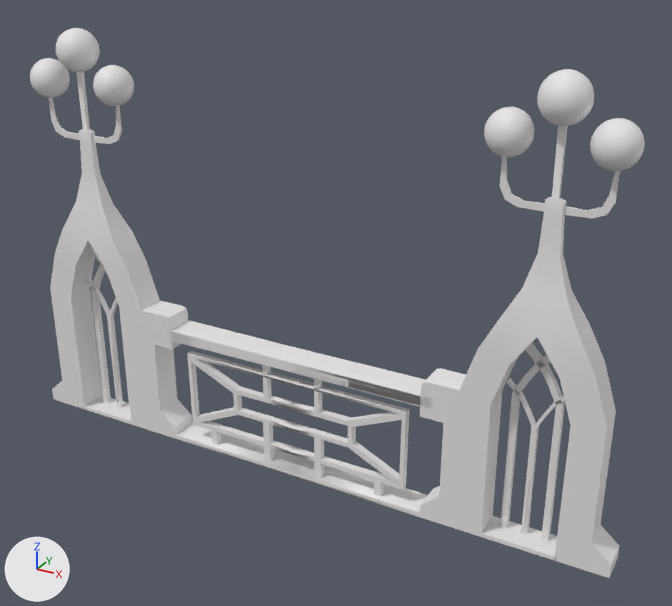
What one commit did to the FBX model Assets/Art/CornicheRailing.fbx.
The view is the same before and after, from a camera (50 mm lens) standing at (50.14, -10.5, 14.06) and looking at (47.07, -4.92, 11.27). The axes (+X, +Y, +Z) are drawn at lower left. The lights are the same throughout. Where no turn or scale is listed for an object, it has been applied to the vertices.
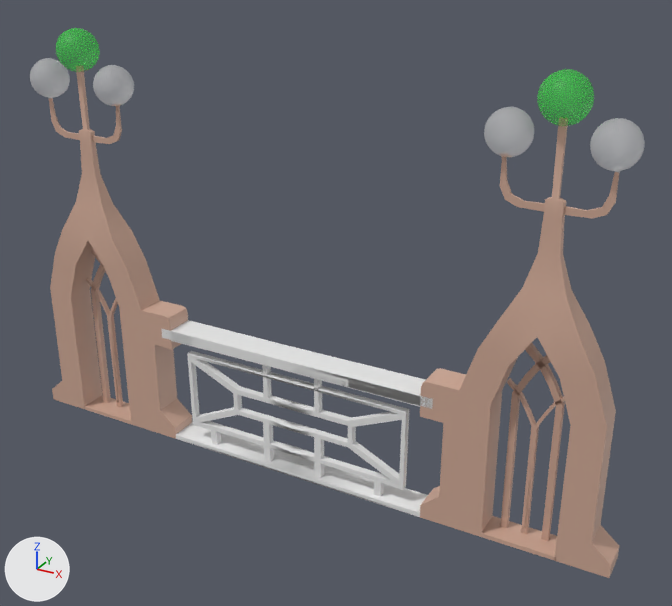
The newer file is also turned or shifted as a whole; pictures and numbers use the older file's frame.

Boxes [x1, y1, x2, y2] around the edits, measured in the pictures (672 x 606 px):
part 1 of me_cube_087, recoloured (white to beige)
    both: [49, 69, 192, 439]
part 2 of me_cube_087, recoloured (white to beige)
    both: [420, 125, 620, 578]
part 3 of me_cube_087, recoloured
    both: [30, 58, 645, 173]
part 4 of me_cube_087, recoloured (white to green)
    both: [537, 69, 594, 126]
part 5 of me_cube_087, recoloured (white to green)
    both: [56, 28, 100, 72]

The edits, one by one:
Material 'White' (mat_white) is new.
Its base color is (0.8, 0.8, 0.8) (white #e7e7e7).
Its roughness is 0.803.
Material 'GreenGlass' (mat_greenglass) is new.
Its base color is (0.0378, 0.8, 0.0537) (green #37e742).
Its alpha is 0.4.
Material 'Base' (mat_base) is new.
Its base color is (0.614, 0.391, 0.301) (beige #cea895).
Material 'WhiteGlass' (mat_whiteglass) is new.
Its base color is (1.0, 1.0, 1.0) (white #ffffff).
Its alpha is 0.279.
me_cube_087 has 3674 vertices, 3848 faces and spans x -2.56..2.56, y -1.61..-1.29, z -0.5..2.86.
me_cube_087 is used by ob_cube_062; location (46.758, -3.557, 10.27).
me_cube_087 part 1: 301 of the faces centred in x -2.56..-0.57, y -1.57..-1.33, z -0.5..2.55 switch from no material to mat_base (beige #cda895).
me_cube_087 part 2: 297 of the faces centred in x 0.57..2.56, y -1.57..-1.33, z -0.5..2.33 switch from no material to mat_base (beige #cda895).
me_cube_087 part 3: 1996 of the faces centred in x -2.39..2.39, y -1.6..-1.3, z 2.3..2.6 switch from no material to mat_whiteglass (white #ffffff).
me_cube_087 part 4: 514 of the faces centred in x 1.74..2.07, y -1.61..-1.29, z 2.53..2.85 switch from no material to mat_greenglass (green #37e742).
me_cube_087 part 5: 510 of the faces centred in x -2.07..-1.74, y -1.61..-1.29, z 2.53..2.85 switch from no material to mat_greenglass (green #37e742).
me_cube_087 now uses material mat_white (white #e7e7e7).
